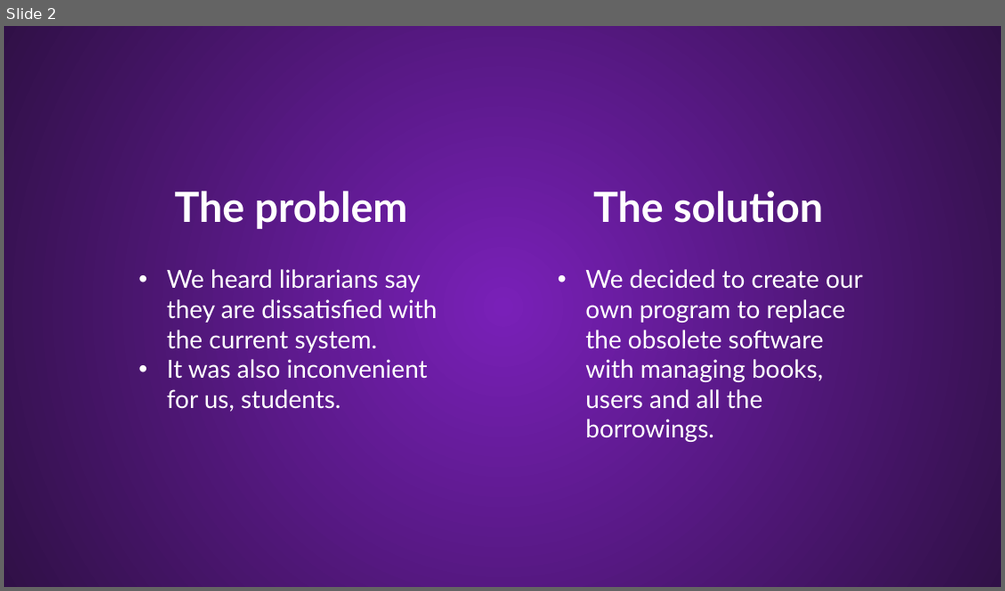
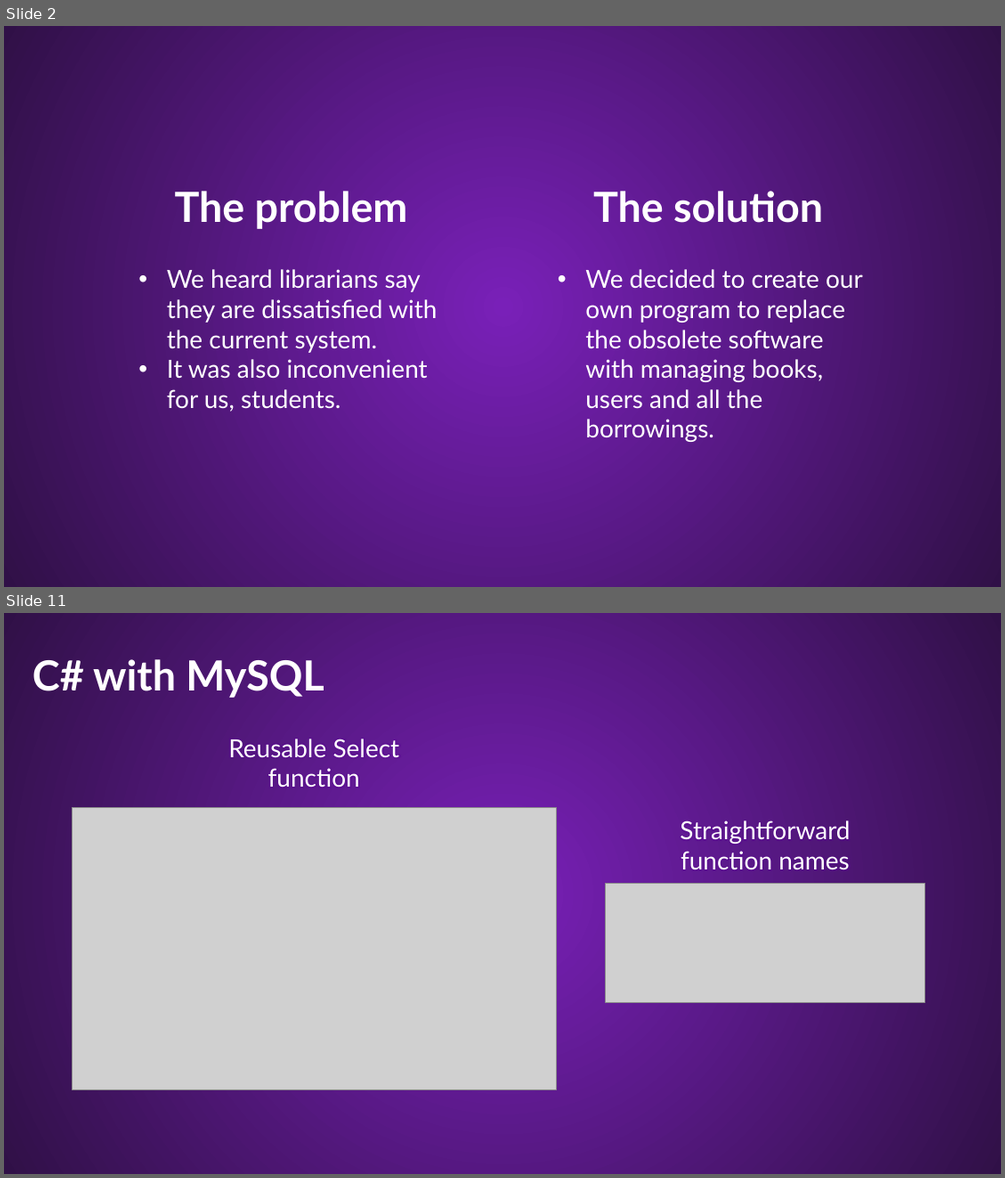
Before and after one commit to Palacsinta002/LMS, a slide deck: Presentation/LMS Presentation.pptx. Shown one above the other, each under a label of ours: slide 2 before the commit, slides 2 and 11 after it; the slides between them are not shown. The pictures are 1005x591 and 1005x1178 pixels, drawn with LibreOffice and Linux fonts; fonts in the diff are those of the drawing; grey boxes stand for pictures; background and template pictures are left out. Boxes give left, top, right and bottom in pixels: in the first picture for what was removed or moved away, otherwise in the second. Text is boxed around its words. In the diff, an @@ line names an element or a change of style, - is before the commit and + after.

```diff
--- a/Presentation/LMS Presentation.pptx
+++ b/Presentation/LMS Presentation.pptx
@@ slide 11 added at [4, 613, 1001, 1174], background #54167F; not listed: 1 template element that a slide beside it also shows @@
@@ text added at [32, 659, 324, 698], 40 pt, text #FFFFFF, bold @@
+C# with MySQL
@@ text added at [228, 738, 400, 787], 24 pt, text #FFFFFF @@
+Reusable Select function
@@ picture added at [72, 807, 556, 1089] @@
@@ text added at [680, 820, 850, 869], 24 pt, text #FFFFFF @@
+Straightforward function names
@@ picture added at [606, 883, 924, 1002] @@
```
Also in this commit, not shown: 1 slide changed, 9 other slides added, 1 slide removed, 1 other file.
